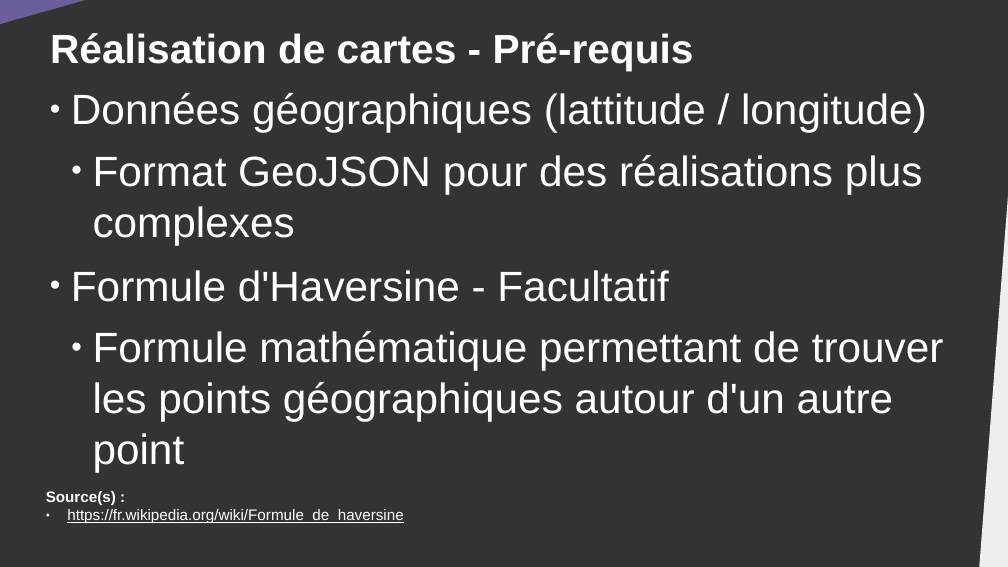
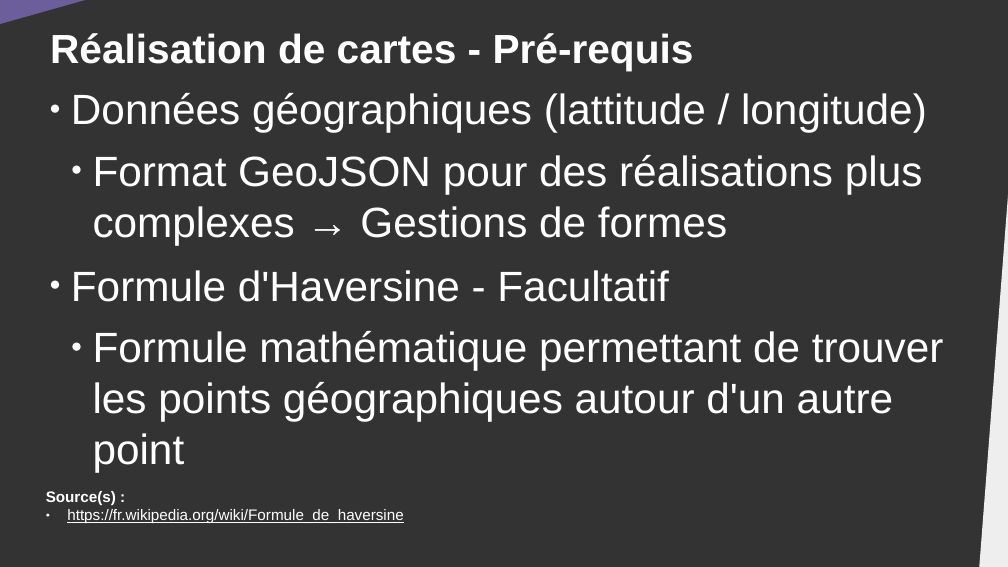
Before and after one commit to DanYellow/cours, a slide deck: slide 10 of data-journalisme-s4/travaux-pratiques/numero-5/presentation.odp (slide 9 before the commit). Drawn at 1008x567 pixels with LibreOffice and Linux fonts; fonts in the diff are those of the drawing. Boxes give left, top, right and bottom in pixels: in the first picture for what was removed or moved away, otherwise in the second. Text is boxed around its words. In the diff, an @@ line names an element or a change of style, - is before the commit and + after.

Commit message:
Add exercice pour tp5 data-journalisme

```diff
--- a/data-journalisme-s4/travaux-pratiques/numero-5/presentation.odp
+++ b/data-journalisme-s4/travaux-pratiques/numero-5/presentation.odp
@@ text at (93, 155, 923, 245): text changed @@
-  ● Format GeoJSON pour des réalisations plus complexes
+  ● Format GeoJSON pour des réalisations plus complexes → Gestions de formes
```
Also in this commit, not shown: 2 other slides changed, 2 slides added, 16 other files.
